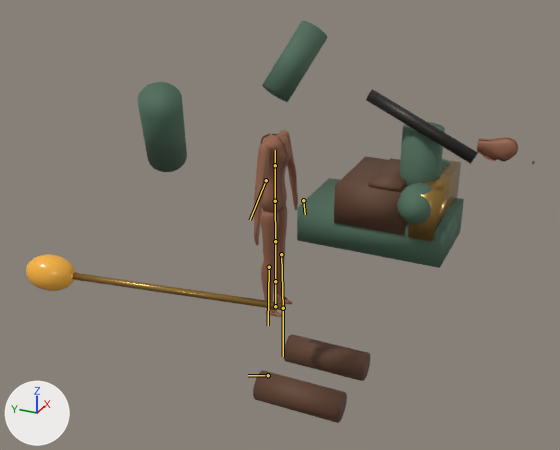
The Blender file 3D_Build/BC2/bc2_rigged_v011.blend: old version first, new version second.
Rendered twice from a 50 mm camera at (-5.36, -2.45, 3.47) aimed at (-0.17, -0.12, 0.88). The lights are fixed; the arrows at lower left show +X, +Y and +Z. The first picture is the older version. The bones that change, and the others that lie on the model, are drawn over the model as lines.

Objects in the first picture: 'BC2_Backpack', 'BC2_Bedroll', 'BC2_Body_Base', 'BC2_Boot_-1', 'BC2_Boot_1', 'BC2_Braid', 'BC2_Head_Base', 'BC2_Lantern', 'BC2_LanternStaff', 'BC2_Scarf', 'BC2_Shoulder_-1', 'BC2_Shoulder_1', 'BC2_Sleeve_-1', 'BC2_Sleeve_1', 'BC2_Tunic' and 1 more.
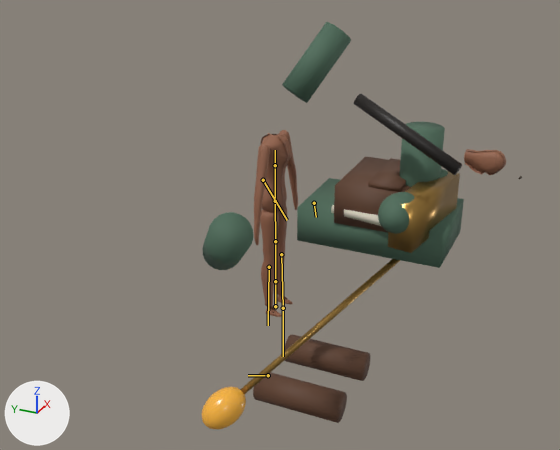
The newer file adds an action. The first version stands in its rest pose; the second is drawn at frame 12 of the action 'Attack'.

The change, as a diff of the scene's bpy script:
```diff
--- a/3D_Build/BC2/bc2_rigged_v011.blend.py
+++ b/3D_Build/BC2/bc2_rigged_v011.blend.py
@@ bone_chest @@
 bone_chest = bpy.data.objects['BC2_Mira_Rig'].pose.bones['chest']  # child of 'spine'
-bone_chest.rotation_euler = (0.0, 0.0, 0.0)  # degrees (0, 0, 0)
+bone_chest.rotation_euler = (0.0, -0.175, 0.0)  # degrees (0, -10, 0)
@@ bone_upper_arm_l @@
 bone_upper_arm_l = bpy.data.objects['BC2_Mira_Rig'].pose.bones['upper_arm.L']  # child of 'chest'
-bone_upper_arm_l.rotation_euler = (0.0, 0.0, 0.0)  # degrees (0, 0, 0)
+bone_upper_arm_l.rotation_euler = (-1.012, 0.0, 0.384)  # degrees (-58, 0, 22)
```

Boxes (x1, y1, x2, y2) around the edits, measured in the pictures (560 x 450 px):
'BC2_Sleeve_-1', posed (35% shorter): before (138, 82, 187, 172); after (202, 212, 253, 270)
'BC2_Sleeve_1', posed: before (262, 21, 328, 102); after (282, 22, 351, 103)
'BC2_Braid', posed (8% taller): before (366, 89, 478, 164); after (354, 94, 462, 175)
'BC2_Scarf', posed (35% wider): before (408, 160, 461, 242); after (388, 171, 460, 253)
'BC2_LanternStaff', posed: before (73, 273, 286, 311); after (240, 259, 400, 395)
'BC2_Lantern', posed (12% narrower, 16% taller): before (26, 254, 76, 291); after (202, 387, 246, 430)
'BC2_Shoulder_-1', posed: before (397, 183, 432, 224); after (378, 192, 414, 234)
'BC2_Head_Base', posed (8% taller): before (477, 137, 518, 161); after (464, 149, 506, 175)
'BC2_Shirt', posed (not visible before): after (331, 205, 381, 226)
'BC2_Shoulder_1', posed (mostly hidden): before (441, 158, 450, 168); after (439, 168, 448, 178)
bone 'upper_arm.L', root to tip: before (266, 180) to (250, 220); after (263, 180) to (287, 220)
